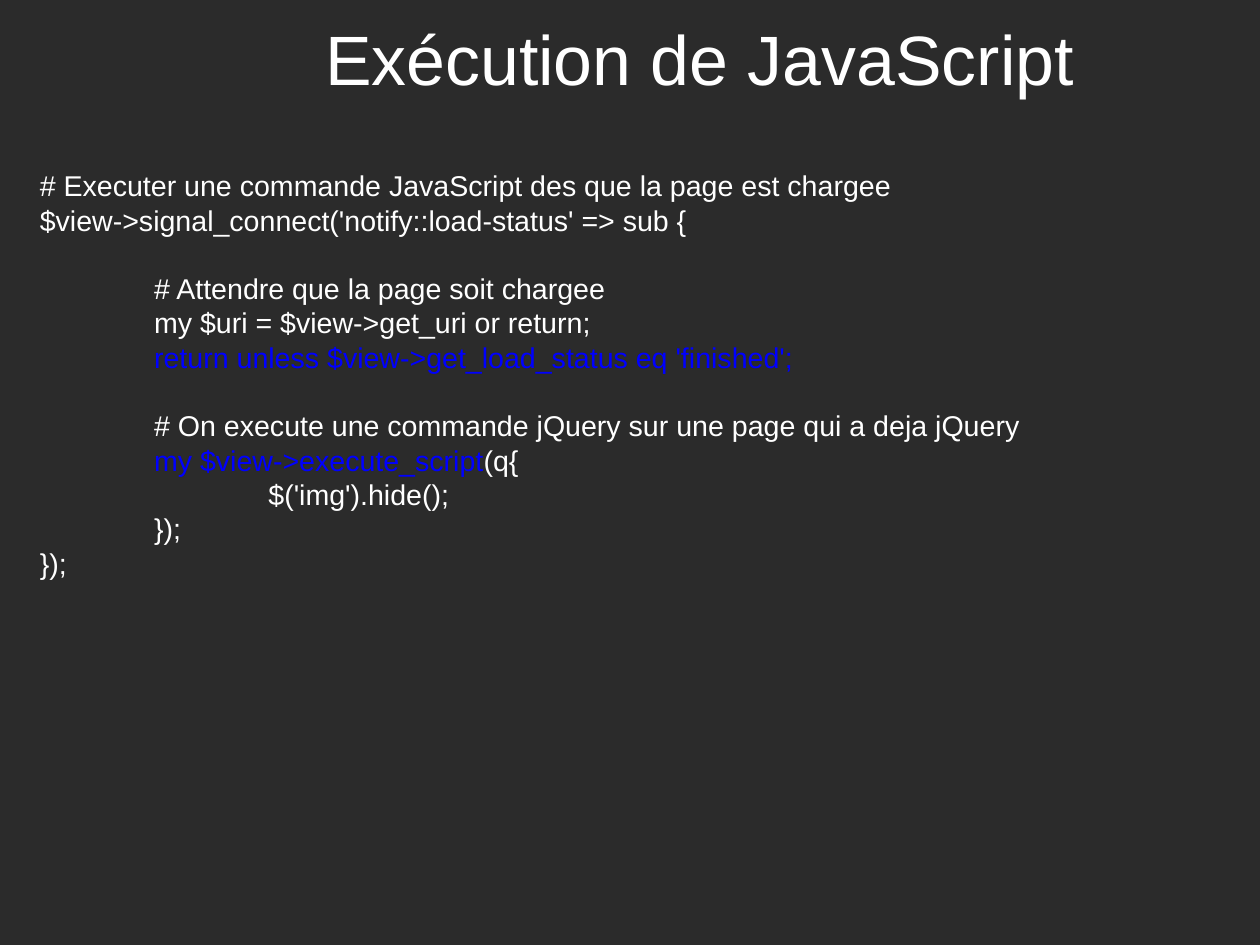
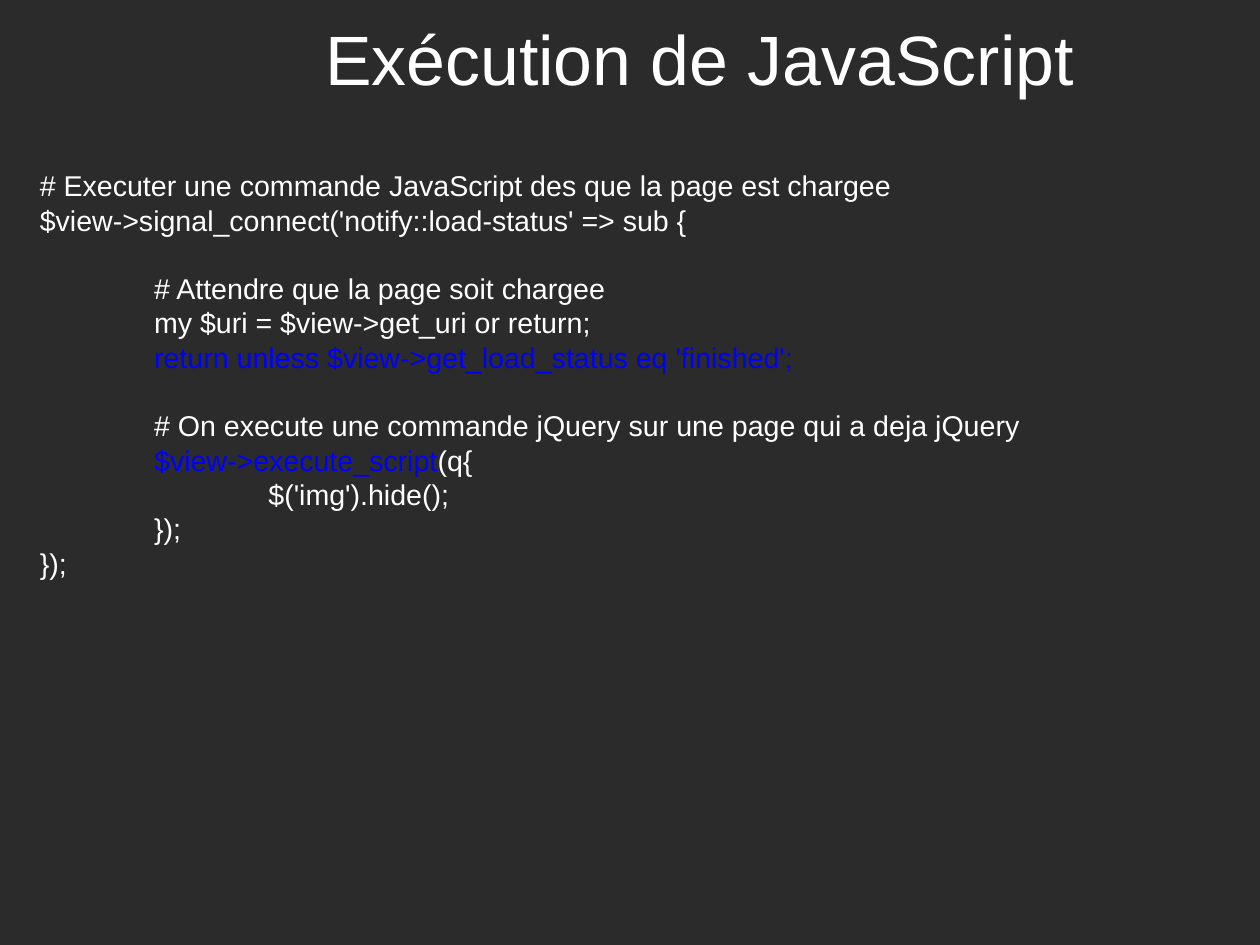
Before and after one commit to potyl/Webkit, a slide deck: slide 20 of WebKit-fr.odp. Drawn at 1260x945 pixels with LibreOffice and Linux fonts; fonts in the diff are those of the drawing; background and template pictures are left out; a plain dark background stands for a picture behind light text. Boxes give left, top, right and bottom in pixels: in the first picture for what was removed or moved away, otherwise in the second. Text is boxed around its words. In the diff, an @@ line names an element or a change of style, - is before the commit and + after.

```diff
--- a/WebKit-fr.odp
+++ b/WebKit-fr.odp
@@ text at [154,450,472,476]: text changed @@
-my $view->execute_script(q{
+$view->execute_script(q{
```
Also in this commit, not shown: 1 other file.
